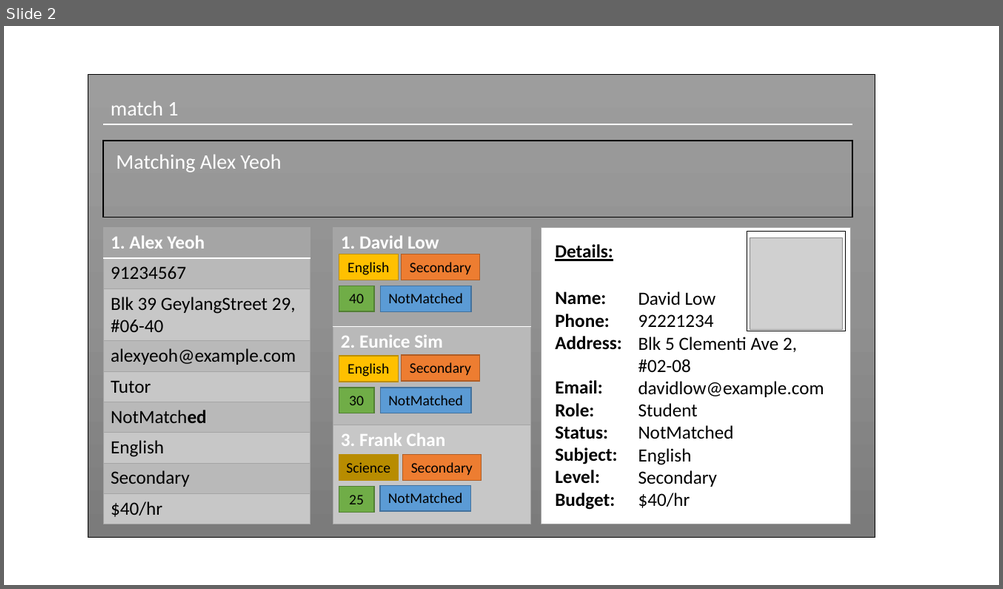
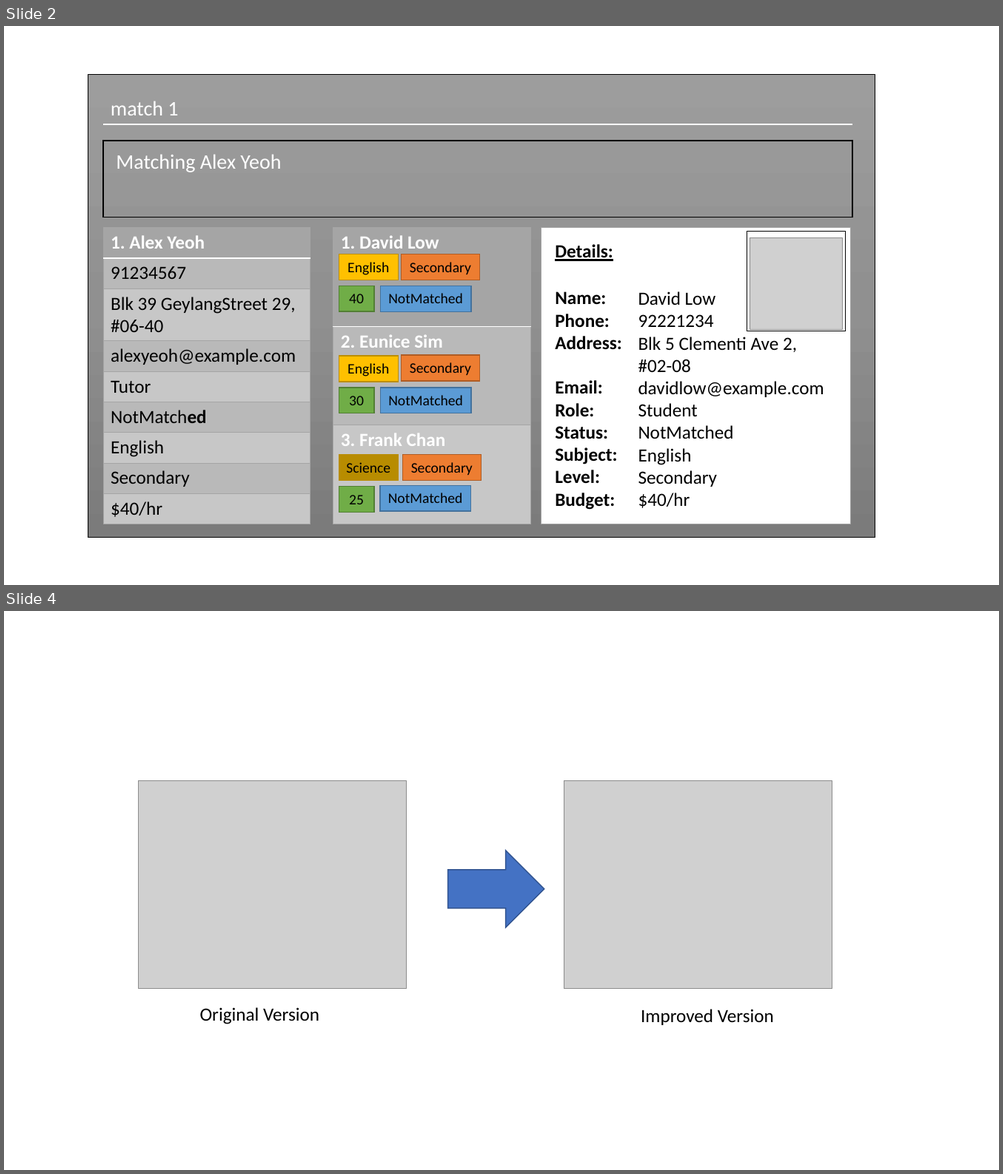
Before and after one commit to sherlynng/main, a slide deck: docs/diagrams/UiMockUp.pptx. Shown one above the other, each under a label of ours: slide 2 before the commit, slides 2 and 4 after it; the slides between them are not shown. The pictures are 1003x589 and 1003x1174 pixels, drawn with LibreOffice and Linux fonts; fonts in the diff are those of the drawing; grey boxes stand for pictures. Boxes give left, top, right and bottom in pixels: in the first picture for what was removed or moved away, otherwise in the second. Text is boxed around its words. In the diff, an @@ line names an element or a change of style, - is before the commit and + after.

```diff
--- a/docs/diagrams/UiMockUp.pptx
+++ b/docs/diagrams/UiMockUp.pptx
@@ slide 4 added at [4, 611, 999, 1170], background #FFFFFF @@
@@ group added at [138, 781, 832, 1025]: 2 pictures, 2 texts, 1 right arrow @@
+Original Version
+Improved Version
```
Also in this commit, not shown: 1 other slide added, 3 other files.
